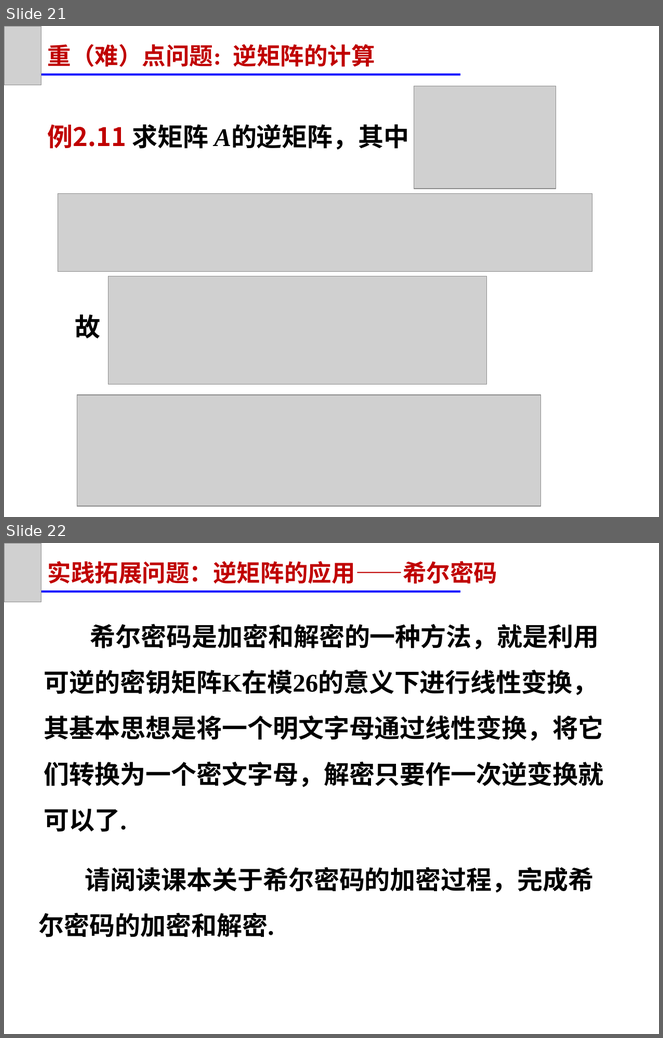
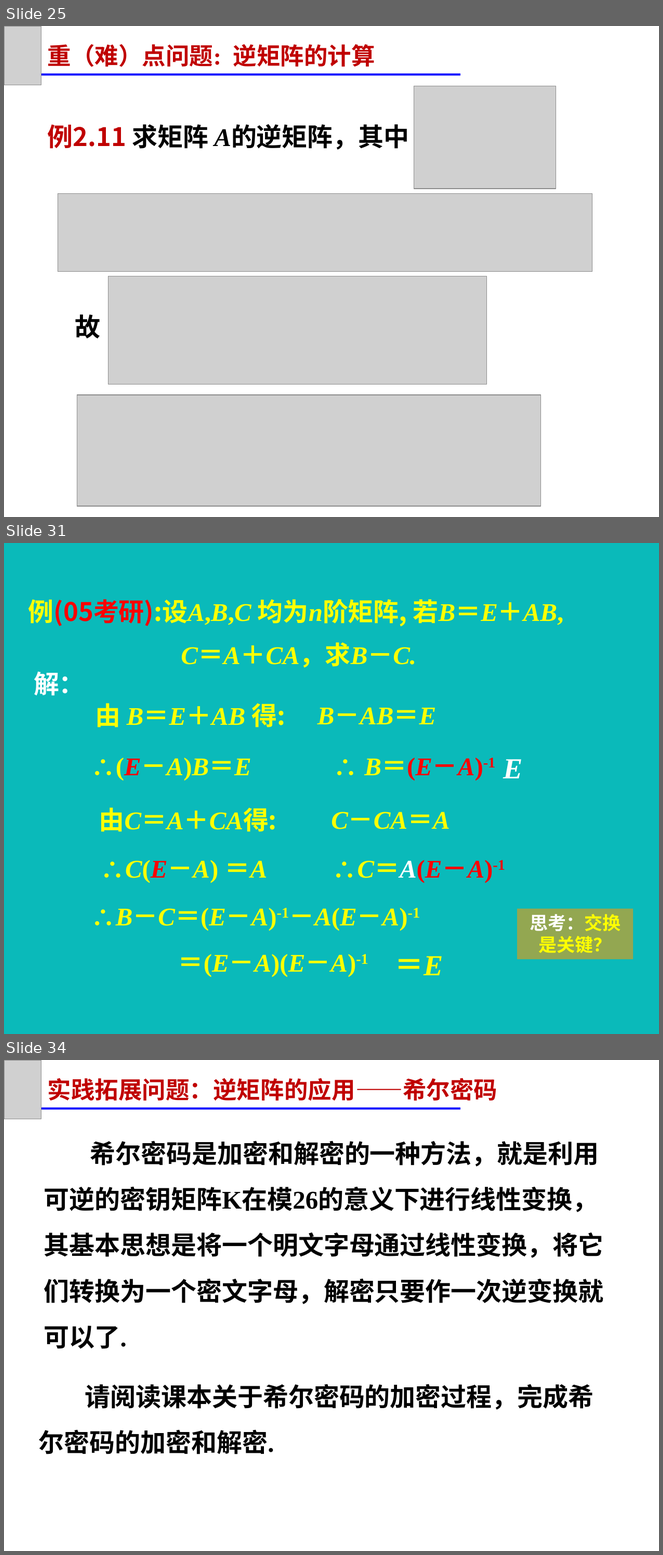
Before and after one commit to zeemeil/zeemeil.github.io, a slide deck: files/2025_2_LM/1024_0203.pptx. Shown one above the other, each under a label of ours: slides 21 and 22 before the commit, slides 25, 31 and 34 after it; the slides between them are not shown. The pictures are 663x1038 and 663x1555 pixels, drawn with LibreOffice and Linux fonts; fonts in the diff are those of the drawing; grey boxes stand for pictures. Boxes give left, top, right and bottom in pixels: in the first picture for what was removed or moved away, otherwise in the second. Text is boxed around its words. In the diff, an @@ line names an element or a change of style, - is before the commit and + after.

```diff
--- a/files/2025_2_LM/1024_0203.pptx
+++ b/files/2025_2_LM/1024_0203.pptx
@@ slide 31 added at (x1=4, y1=543, x2=659, y2=1034), background #0ABABA @@
@@ text added at (x1=28, y1=599, x2=564, y2=668), 28 pt, text #FFFF00, bold @@
+例(05考研):设A,B,C 均为n阶矩阵, 若B＝E＋AB,
+C＝A＋CA，求B－C.
@@ text added at (x1=34, y1=671, x2=85, y2=696), 28 pt, text #FFFFFF, bold @@
+解：
@@ text added at (x1=96, y1=703, x2=286, y2=728), 28 pt, text #FFFF00, bold @@
+由 B＝E＋AB 得:
@@ text added at (x1=318, y1=707, x2=436, y2=724), 28 pt, text #FFFF00, bold, italic @@
+B－AB＝E
@@ text added at (x1=124, y1=758, x2=252, y2=780), 28 pt, text #FFFF00, bold @@
+∴(E－A)B＝E
@@ text added at (x1=364, y1=758, x2=496, y2=780), 28 pt, text #FF0000, bold @@
+∴ B＝(E－A)-1
@@ text added at (x1=503, y1=759, x2=522, y2=779), 32 pt, text #FFFFFF, bold, italic @@
+E
@@ text added at (x1=99, y1=808, x2=277, y2=832), 28 pt, text #FFFF00, bold @@
+由C＝A＋CA得:
@@ text added at (x1=331, y1=812, x2=450, y2=830), 28 pt, text #FFFF00, bold, italic @@
+C－CA＝A
@@ text added at (x1=100, y1=860, x2=268, y2=883), 28 pt, text #FFFF00, bold @@
+∴C(E－A) ＝A
@@ text added at (x1=332, y1=860, x2=505, y2=883), 28 pt, text #FF0000, bold @@
+∴C＝A(E－A)-1
@@ text added at (x1=90, y1=908, x2=421, y2=931), 28 pt, text #FFFF00, bold @@
+∴B－C＝(E－A)-1－A(E－A)-1
@@ rectangle added at (x1=518, y1=909, x2=634, y2=960), fill #FF9900 at 56% opacity, 20 pt, text #FFFF00, bold @@
+思考：交换是关键？
@@ text added at (x1=178, y1=954, x2=369, y2=977), 28 pt, text #FFFF00, bold @@
+＝(E－A)(E－A)-1
@@ text added at (x1=395, y1=956, x2=443, y2=976), 32 pt, text #FFFF00, bold @@
+＝E
@@ what was slide 21 is now slide 25 @@
@@ what was slide 22 is now slide 34 @@
```
Also in this commit, not shown: 11 other slides added, 4 other files.
